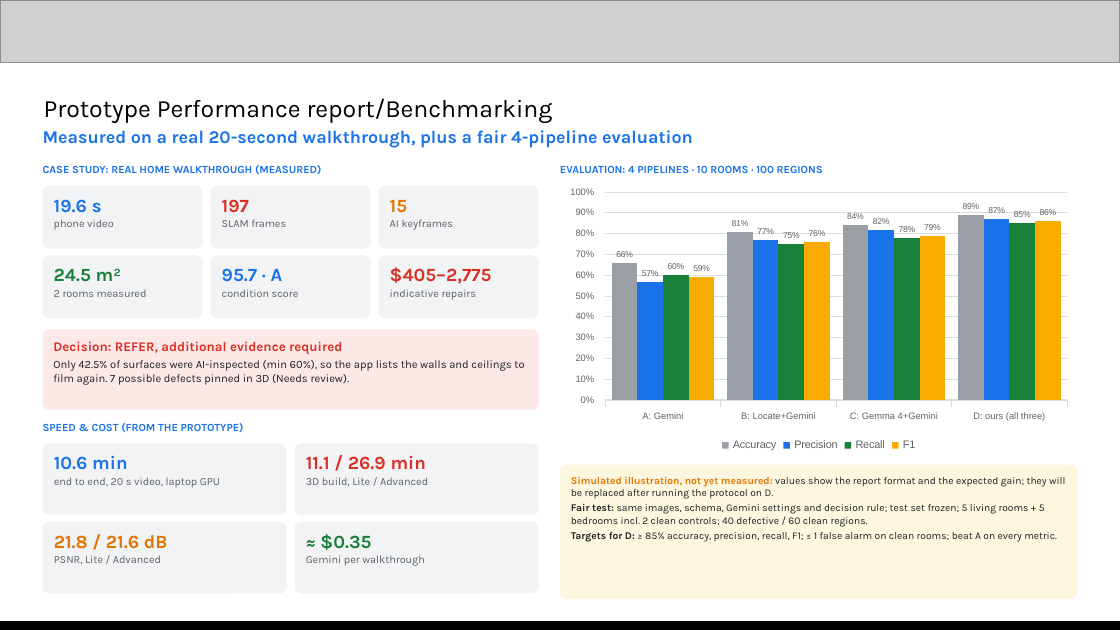
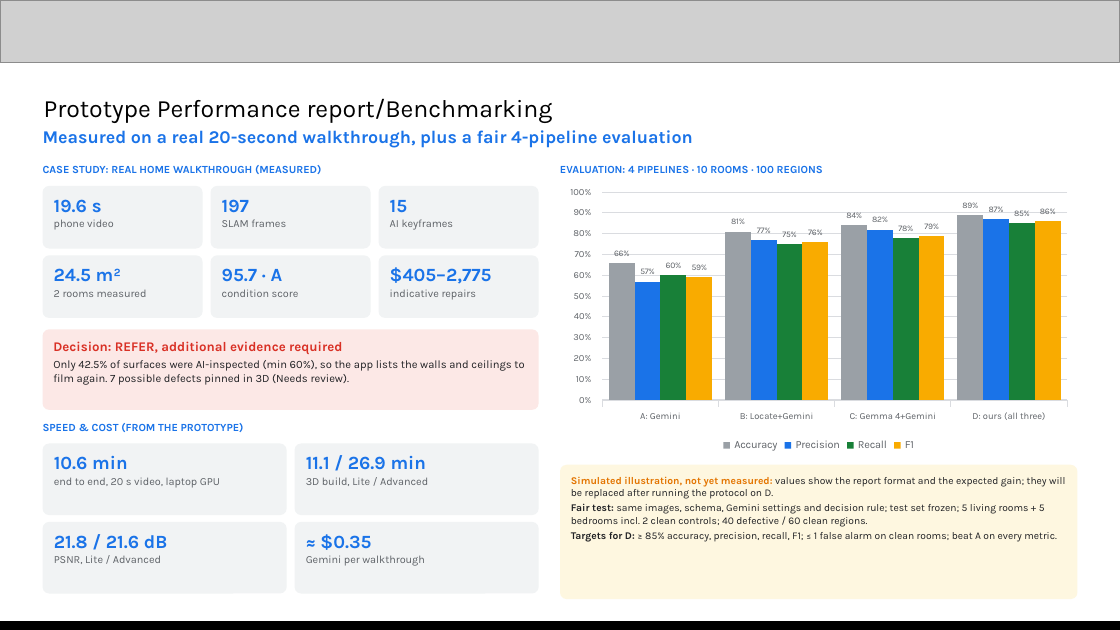
Before and after one commit to XCore-Lab/property-inspection-ai, a slide deck: slide 11 of docs/pitch-deck/Property_Inspection_AI_Submission_Xcore.pptx. Drawn at 1120x630 pixels with LibreOffice and Linux fonts; fonts in the diff are those of the drawing; grey boxes stand for pictures. Boxes give left, top, right and bottom in pixels: in the first picture for what was removed or moved away, otherwise in the second. Text is boxed around its words. In the diff, an @@ line names an element or a change of style, - is before the commit and + after.

Commit message:
Redesign the architecture diagram and refresh deck typography and colours
- New architecture diagram (light and dark) on the architecture slide of both decks and in the README
- Submission deck: one blue accent with neutral cards; red, amber and green kept only for problem vs solution, decision outcomes, the REFER case and caveats
- Pitch deck: Google Sans Flex throughout, sizes adjusted to keep the original layout
- Google Sans Flex embedded in both decks so they display correctly without the font installed

```diff
--- a/docs/pitch-deck/Property_Inspection_AI_Submission_Xcore.pptx
+++ b/docs/pitch-deck/Property_Inspection_AI_Submission_Xcore.pptx
@@ text "15" at (390, 200, 407, 213): text colour #E37400 to #1A73E8 @@
@@ column chart at (560, 181, 1077, 456) @@
@@ data labels of Accuracy changed @@
@@ data labels of Precision changed @@
@@ data labels of Recall changed @@
@@ data labels of F1 changed @@
@@ legend changed @@
@@ category axis changed @@
@@ value axis changed @@
@@ text "24.5 m²" at (54, 268, 121, 282): text colour #188038 to #1A73E8 @@
@@ text colour #D93025 to #1A73E8 in 3 elements at (222, 199, 249, 213), (390, 267, 492, 284), (306, 456, 426, 470) @@
@@ text "21.8 / 21.6 dB" at (54, 535, 168, 549): text colour #E37400 to #1A73E8 @@
@@ text "≈ $0.35" at (320, 534, 371, 550): text colour #188038 to #1A73E8 @@
```
Also in this commit, not shown: 9 other slides changed, 7 other files.
